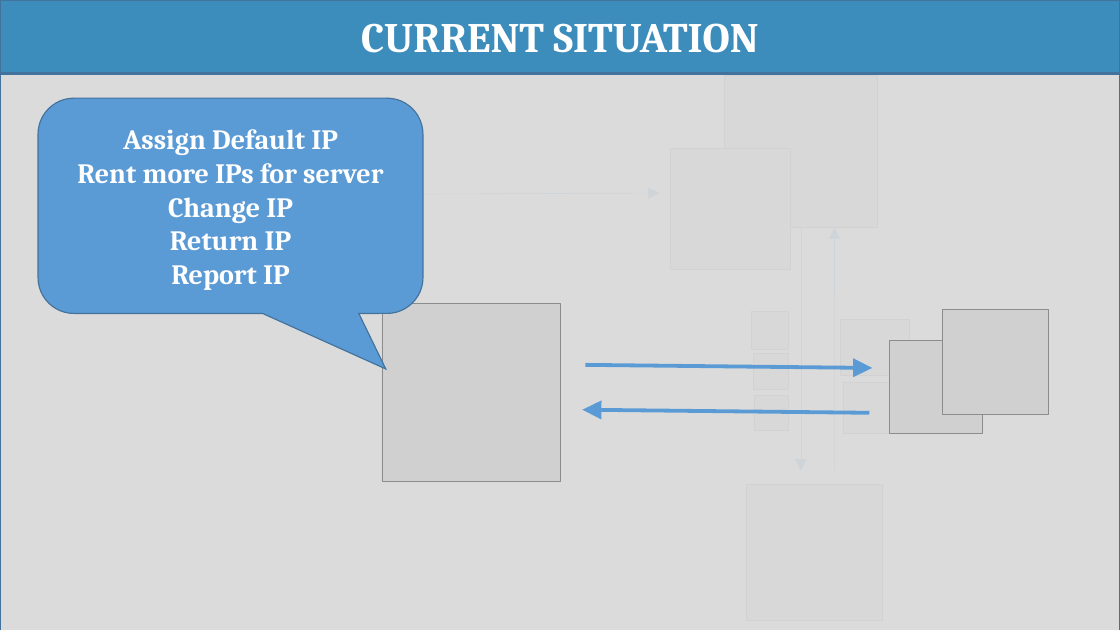
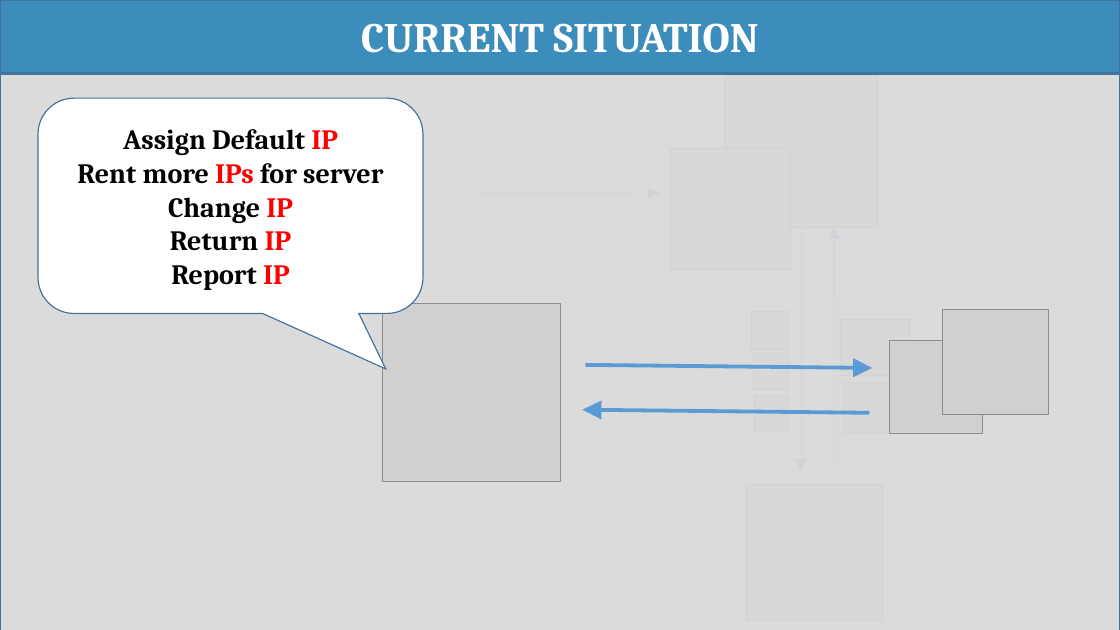
Before and after one commit to haltt051093/IMS-datacenter, a slide deck: slide 5 of Document/Presentation/IMS_20160425_Presentation.pptx. Drawn at 1120x630 pixels with LibreOffice and Linux fonts; fonts in the diff are those of the drawing; grey boxes stand for pictures. Boxes give left, top, right and bottom in pixels: in the first picture for what was removed or moved away, otherwise in the second. Text is boxed around its words. In the diff, an @@ line names an element or a change of style, - is before the commit and + after.

```diff
--- a/Document/Presentation/IMS_20160425_Presentation.pptx
+++ b/Document/Presentation/IMS_20160425_Presentation.pptx
@@ rounded speech box "Assign Default IP" at [38, 98, 423, 313]: text colour #FFFFFF to #000000 in "Assign Default", "Rent more for server", "Change", "Return" and 1 more places; text colour #FFFFFF to #FF0000 in "IP", "IPs", "IP", "IP" and 1 more places; fill #5B9BD5 to #FFFFFF @@
```
Also in this commit, not shown: 2 other slides changed, 1 other file.
